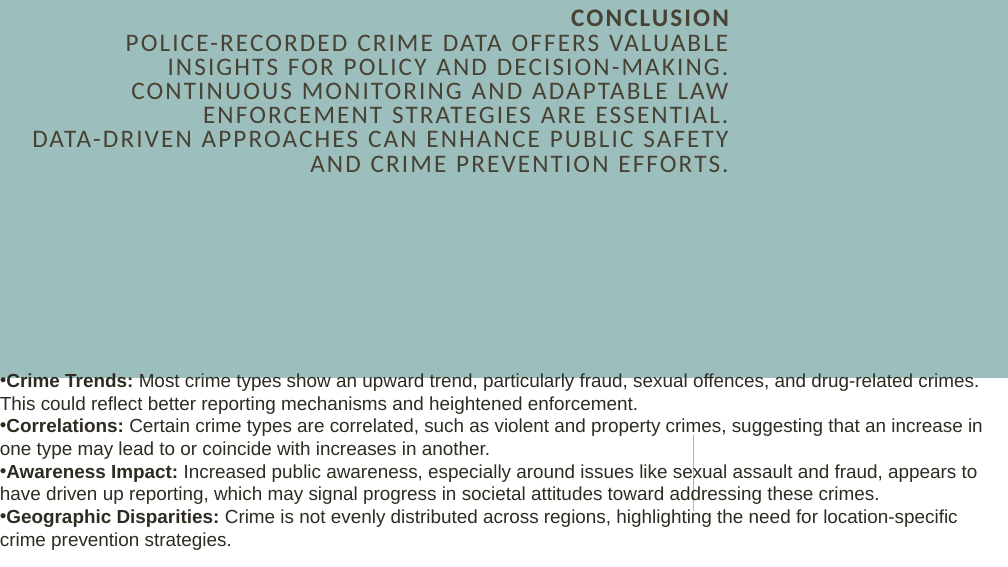
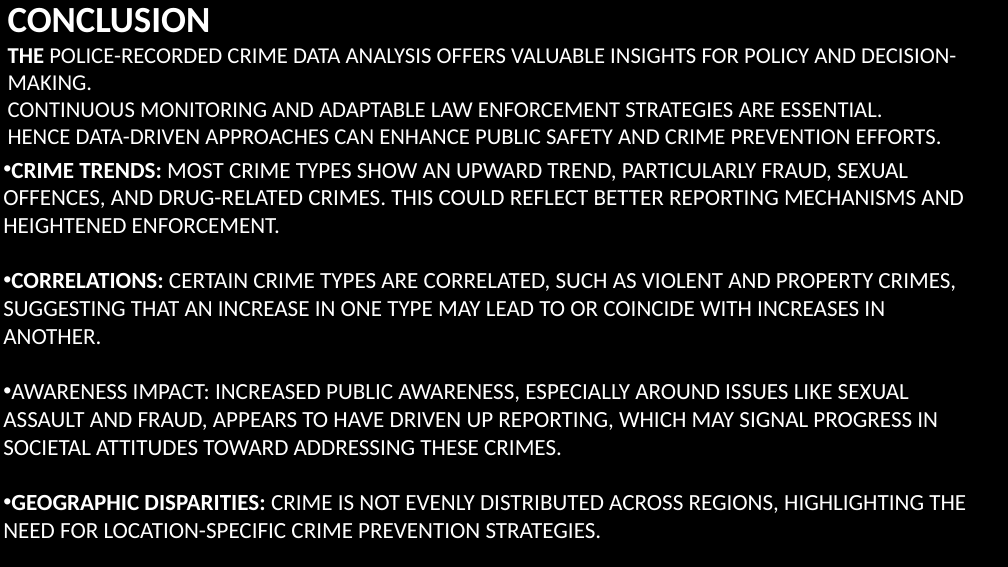
Before and after one commit to EngrIBGIT/Advanced-Data-Analytics---Portfolio-Project-for-DataPulse, a slide deck: slide 27 of presentation/Analysis_of_Police_Recorded_Data_Ibrahim_.pptx (slide 21 before the commit). Drawn at 1008x567 pixels with LibreOffice and Linux fonts; fonts in the diff are those of the drawing; background and template pictures are left out. Boxes give left, top, right and bottom in pixels: in the first picture for what was removed or moved away, otherwise in the second. Text is boxed around its words. In the diff, an @@ line names an element or a change of style, - is before the commit and + after.

```diff
--- a/presentation/Analysis_of_Police_Recorded_Data_Ibrahim_.pptx
+++ b/presentation/Analysis_of_Police_Recorded_Data_Ibrahim_.pptx
@@ background #FFFFFF to picture (left out) @@
@@ rectangle removed at [0,0,1008,378] @@
@@ title "CONCLUSION THE POLICE-RECORDED CRIME DATA ..." at [8,48,956,144]: vertical alignment middle to bottom @@
@@ title at [8,48,956,144]: text changed; size 24 to 21.6 pt; text colour #474233 to #FFFFFF @@
-CONCLUSION
-POLICE-RECORDED CRIME DATA OFFERS VALUABLE INSIGHTS FOR POLICY AND DECISION-MAKING.
-CONTINUOUS MONITORING AND ADAPTABLE LAW ENFORCEMENT STRATEGIES ARE ESSENTIAL.
-DATA-DRIVEN APPROACHES CAN ENHANCE PUBLIC SAFETY AND CRIME PREVENTION EFFORTS.
+CONCLUSION
+THE POLICE-RECORDED CRIME DATA ANALYSIS OFFERS VALUABLE INSIGHTS FOR POLICY AND DECISION-MAKING.
+CONTINUOUS MONITORING AND ADAPTABLE LAW ENFORCEMENT STRATEGIES ARE ESSENTIAL.
+HENCE DATA-DRIVEN APPROACHES CAN ENHANCE PUBLIC SAFETY AND CRIME PREVENTION EFFORTS.
@@ text at [3,163,966,538]: text changed; size 18 to 22 pt; font Arial to Calibri; text colour #2E2B21 to #FFFFFF @@
-• Crime Trends: Most crime types show an upward trend, particularly fraud, sexual offences, and drug-related crimes. This could reflect better reporting mechanisms and heightened enforcement.
-• Correlations: Certain crime types are correlated, such as violent and property crimes, suggesting that an increase in one type may lead to or coincide with increases in another.
-• Awareness Impact: Increased public awareness, especially around issues like sexual assault and fraud, appears to have driven up reporting, which may signal progress in societal attitudes toward addressing these crimes.
-• Geographic Disparities: Crime is not evenly distributed across regions, highlighting the need for location-specific crime prevention strategies.
+• CRIME TRENDS: MOST CRIME TYPES SHOW AN UPWARD TREND, PARTICULARLY FRAUD, SEXUAL OFFENCES, AND DRUG-RELATED CRIMES. THIS COULD REFLECT BETTER REPORTING MECHANISMS AND HEIGHTENED ENFORCEMENT.
+• CORRELATIONS: CERTAIN CRIME TYPES ARE CORRELATED, SUCH AS VIOLENT AND PROPERTY CRIMES, SUGGESTING THAT AN INCREASE IN ONE TYPE MAY LEAD TO OR COINCIDE WITH INCREASES IN ANOTHER.
+• AWARENESS IMPACT: INCREASED PUBLIC AWARENESS, ESPECIALLY AROUND ISSUES LIKE SEXUAL ASSAULT AND FRAUD, APPEARS TO HAVE DRIVEN UP REPORTING, WHICH MAY SIGNAL PROGRESS IN SOCIETAL ATTITUDES TOWARD ADDRESSING THESE CRIMES.
+• GEOGRAPHIC DISPARITIES: CRIME IS NOT EVENLY DISTRIBUTED ACROSS REGIONS, HIGHLIGHTING THE NEED FOR LOCATION-SPECIFIC CRIME PREVENTION STRATEGIES.
@@ line removed from (693, 511) to (693, 436) @@
```
Also in this commit, not shown: 18 other slides changed, 9 slides added, 4 slides removed.
